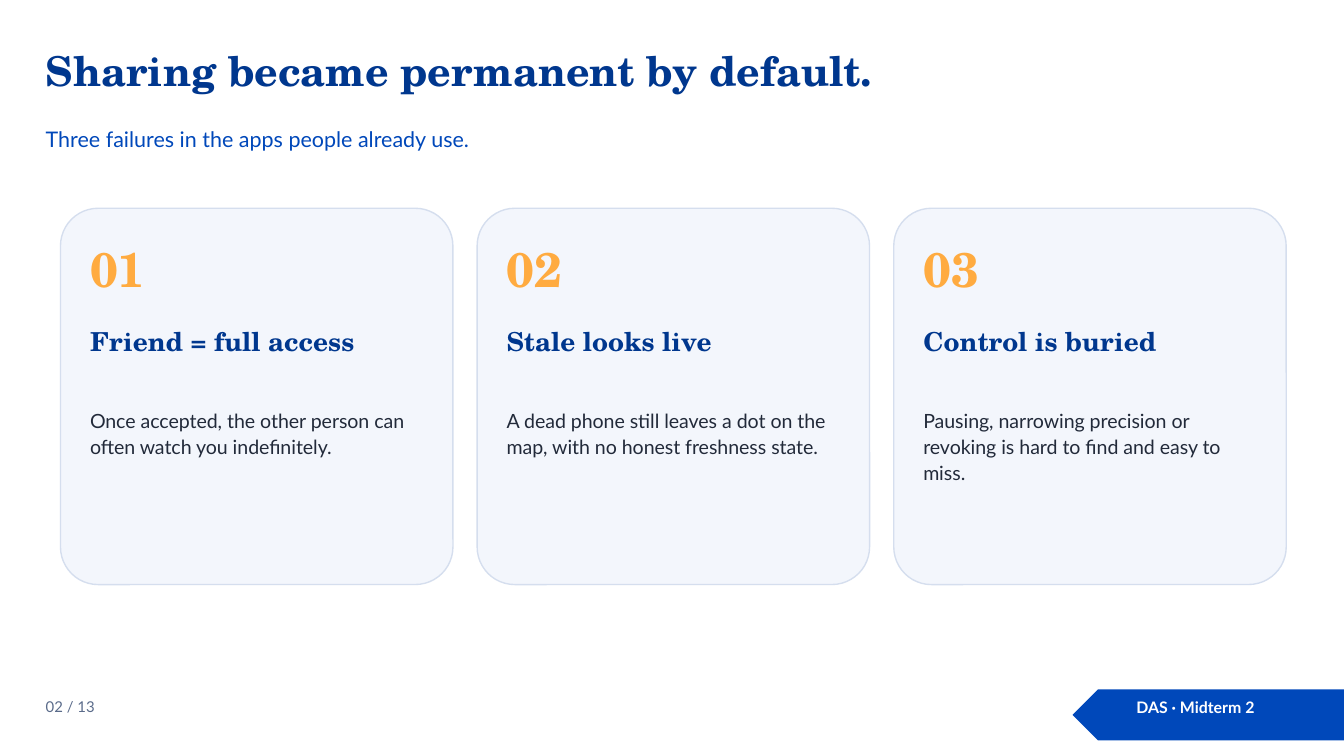
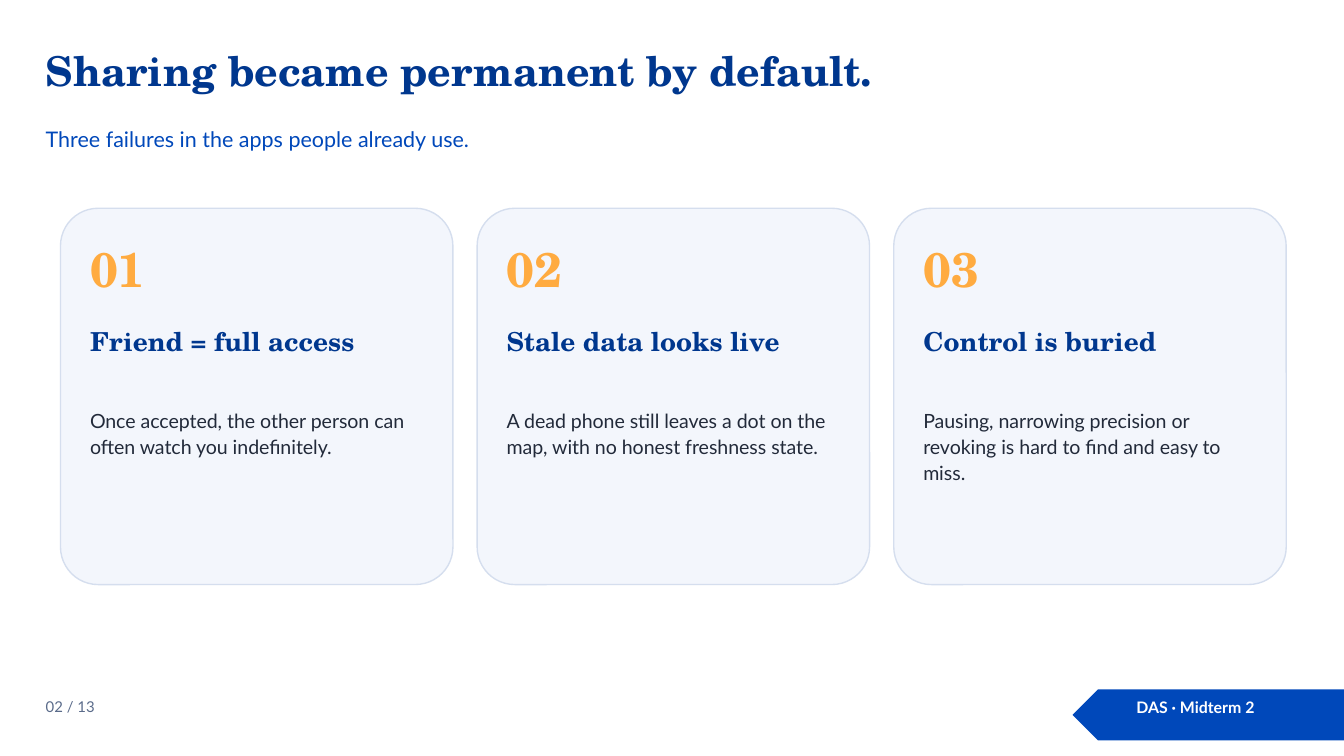
Before and after one commit to Prince-of-Nothing/Pinpoint, a slide deck: slide 2 of docs/midterm2/Pinpoint-DAS.pptx. Drawn at 1344x756 pixels with LibreOffice and Linux fonts; fonts in the diff are those of the drawing. Boxes give left, top, right and bottom in pixels: in the first picture for what was removed or moved away, otherwise in the second. Text is boxed around its words. In the diff, an @@ line names an element or a change of style, - is before the commit and + after.

```diff
--- a/docs/midterm2/Pinpoint-DAS.pptx
+++ b/docs/midterm2/Pinpoint-DAS.pptx
@@ text at (x1=507, y1=331, x2=779, y2=352): text changed @@
-Stale looks live
+Stale data looks live
```
Also in this commit, not shown: 6 other slides changed, 15 other files.
